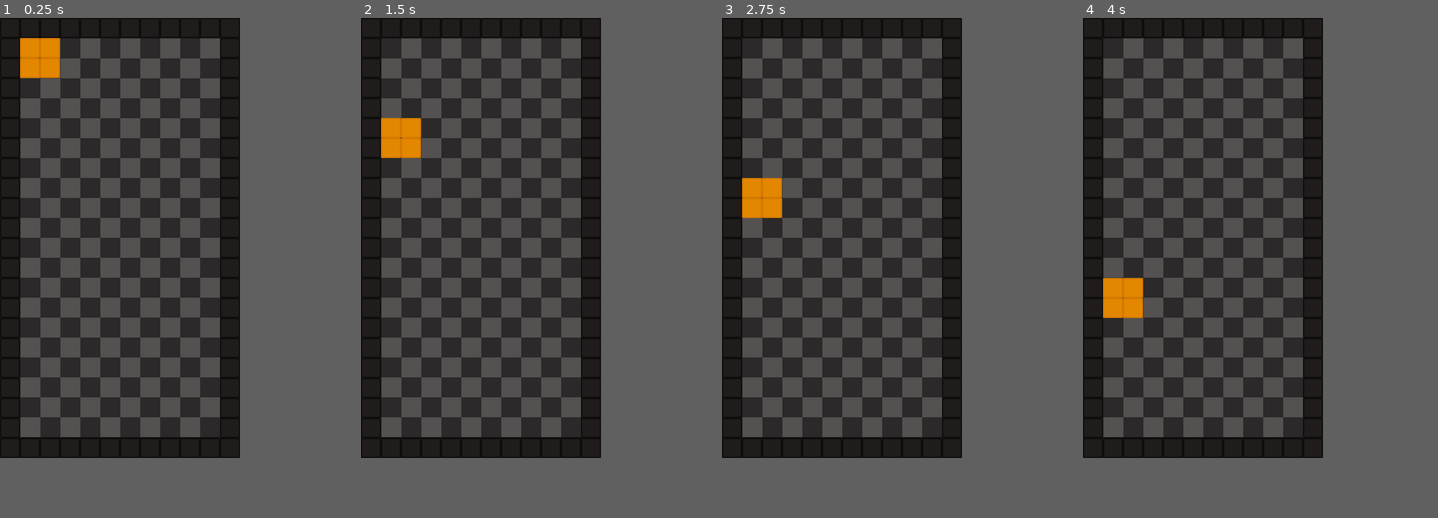
Above: before the commit, frames 1-4 (left to right).
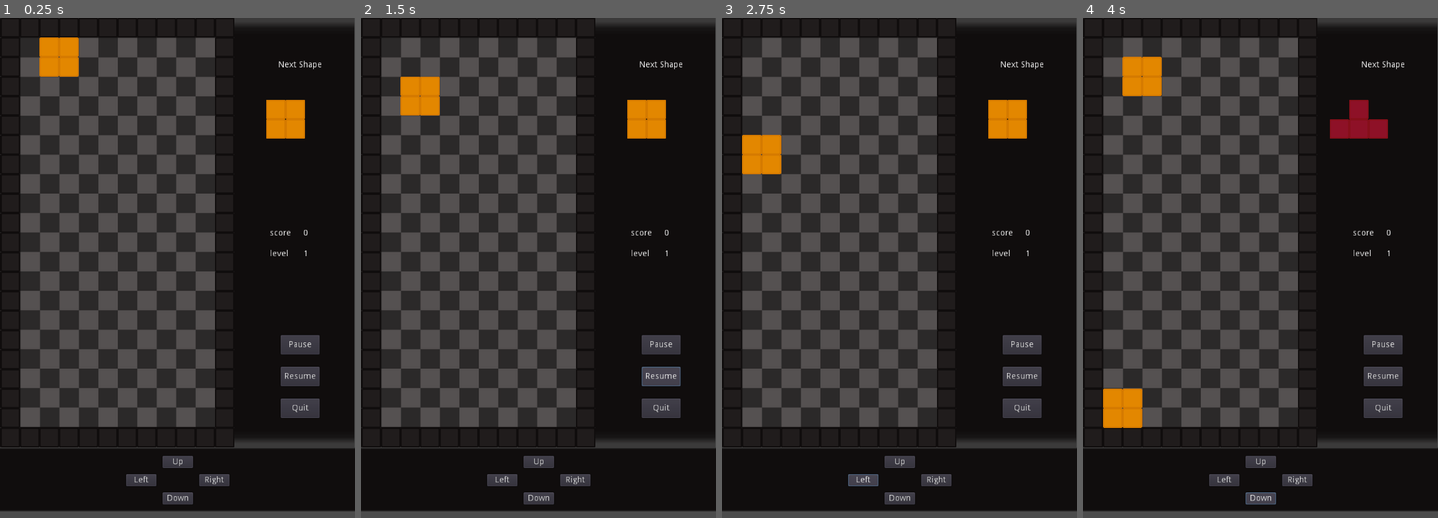
Above: after the commit, the same moments.

Repository: sinbrive/Tetris-clone-Godot-Engine
Game: Godot game, scene res://Tetris/Tetris.tscn
Same seed, same stepped clock (60 frames per second), same inputs: the game is played once before the commit and once after it.
Inputs (mouse positions are in pixels of both pictures, inside the frame that each line leads up to):
- Up to frame 1 (0.25 s): no input
- Up to frame 2 (1.5 s): click (563, 308) at 0.5 s, where only the run after the commit has a clickable "Pause"; click (563, 333) at 1.25 s, where only the run after the commit has a clickable "Resume"
- Up to frame 3 (2.75 s): click (817, 423) at 2 s, where only the run after the commit has a clickable "Left"
- Up to frame 4 (4 s): click (1203, 408) at 2.75 s, where only the run after the commit has a clickable "Up"; click (1203, 443) at 3.5 s, where only the run after the commit has a clickable "Down"
In our replay, the window is 384x704 before the commit and 568x800 after it. These sizes can differ from the game's own. Grey fills any space a smaller window leaves; there, only what the larger window draws over its background counts as a difference.

The runs differ from the first frame. In frame 1, 21% of the frame differs, in the area x 0-100%, y 0-100%; in frame 2, 22%; in frame 3, 21%; in frame 4, 22%.

Commit message:
arrow commands

Diff:
--- a/Scripts/Tetris2.gd
+++ b/Scripts/Tetris2.gd
@@ -9,21 +9,30 @@
 const GRID=32
 
 var current_shape
+var next_shape
 
 var rot=0
 var index=0
+var next_index=0
+
+var points_per_level=1000
+var level=1
 
 var lines
 
 var game_over=false
+
+var pause_state=false
+
+var score=0
 
 var inputs={
 	'ui_up': Vector2.UP,
 	'ui_down': Vector2.DOWN,
 	'ui_left': Vector2.LEFT,
-	'ui_right': Vector2.RIGHT,
-#	'ui_down_timer': Vector2.DOWN
+	'ui_right': Vector2.RIGHT
 	}
+
 
 func _unhandled_input(event):
 	for dir in inputs.keys():
@@ -39,9 +48,15 @@
 	$ShapeArea.add_child(lines)
 	$Timer.start()
 	$GameOver.hide()
+	display_next_shape()
 
 func _physics_process(delta):
-	pass
+	var _score = get_parent().get_node("GUI/VBoxContainer/CenterContainer/Grid/score")
+	_score.text=str(score)
+	var _level = get_parent().get_node("GUI/VBoxContainer/CenterContainer/Grid/level")
+	_level.text=str(level)
+
+
 
 func _on_Timer_timeout():
 	move('ui_down', true)
@@ -50,8 +65,12 @@
 func _on_fallTimer_timeout():
 	move('ui_down', true)
 
+
 func move(dir, tick):
 	if game_over:
+		return
+
+	if pause_state:
 		return
 
 	if dir=='ui_down' and not tick:
@@ -101,20 +120,26 @@
 					$GameOver.show()
 					return
 
-			var i=randi() % global.tetros_set.size()
-			index=i
-			rot=0
-			current_shape = get_shape(global.tetros_set[i], rot)
+			$ShapeArea.remove_child(current_shape)
+			current_shape.queue_free()
+			current_shape=next_shape.duplicate()
+			index=next_index
+			current_shape.position=Vector2(GRID/2, GRID/2)
 			$ShapeArea.add_child(current_shape)
+			$ShapeArea.remove_child(next_shape)
+			next_shape.queue_free()
+
+			display_next_shape()
+
 			return
 
 	current_shape.position += vect_pos
 
 
-func get_shape(num, _rot):
+func get_shape(num, rot):
 	var coords=[]
 	var s = shape.instance()
-	var tetros= num[_rot]
+	var tetros= num[rot]
 	for coord in tetros:
 		var b = tile.instance()
 		b.modulate = global.colors[global.tetros_set.find(num, 0)]
@@ -131,6 +156,7 @@
 
 	s.add_child(ray)
 	return s
+
 
 func can_rotate(sh, _rot, _index):  # by reference !
 	var s = shape.instance()
@@ -152,9 +178,11 @@
 	s.queue_free()
 	return true
 
+
 func is_out_screen(ch):
 	return (ch.global_position.x > 9.5*GRID or ch.global_position.x < 1.5*GRID or
 				 ch.global_position.y < 1.5*GRID or  ch.global_position.y > 20.5*GRID )
+
 
 func move_squares_to_static():
 	for ch in current_shape.get_children():
@@ -167,6 +195,7 @@
 
 	$ShapeArea.remove_child(current_shape)
 	current_shape.queue_free()
+
 
 func check_lines_full() -> void:
 	var count = 0
@@ -179,7 +208,12 @@
 			break
 		if count == 10:
 			remove_line(row)
+			score+=100
+			if score > points_per_level*level:
+			  score=0
+			  level+=1
 		count = 0
+
 
 func remove_line(row):
 	var updated_lines = []
@@ -191,3 +225,39 @@
 	for ln in lines.get_children():
 		if ln.global_position.y  < row:
 			ln.global_position.y += GRID
+
+
+func display_next_shape():
+	var next = get_parent().get_node("GUI/VBoxContainer/MarginContainer2/Next")
+	next_index=randi() % global.tetros_set.size()
+	next_shape = get_shape(global.tetros_set[next_index], 0)
+#	next_shape.position = Vector2(12*GRID, 2*GRID)
+	next.add_child(next_shape)
+
+
+func _on_Pause_btn_pressed():
+	pause_state=true
+
+
+func _on_Resume_btn_pressed():
+	pause_state=false
+
+
+func _on_Quit_btn_pressed():
+	get_tree().quit()
+
+
+func _on_Up_pressed():
+	move('ui_up', false)
+
+
+func _on_Left_pressed():
+	move('ui_left', false)
+
+
+func _on_Right_pressed():
+	move('ui_right', false)
+
+
+func _on_Down_pressed():
+	move('ui_down', false)
--- a/Scripts/global.gd
+++ b/Scripts/global.gd
@@ -9,199 +9,199 @@
 		x=_x
 		y=_y
 
+
+var t_I = [
+		[
+		Point.new(0,1),
+		Point.new(1,1),
+		Point.new(2,1),
+		Point.new(3,1)
+	  ],
+		[
+		Point.new(2,0),
+		Point.new(2,1),
+		Point.new(2,2),
+		Point.new(2,3),
+	  ],
+	   [
+		Point.new(0,2),
+		Point.new(1,2),
+		Point.new(2,2),
+		Point.new(3,2)
+	  ],
+
+	  [ Point.new(1,0),
+		Point.new(1,1),
+		Point.new(1,2),
+		Point.new(1,3)
+	  ]
+  ]
+
+
+var t_J = [
+	  [
+		Point.new(0,0),
+		Point.new(0,1),
+		Point.new(1,1),
+		Point.new(2,1)
+	  ],
+	  [
+		Point.new(1,0),
+		Point.new(2,0),
+		Point.new(1,1),
+		Point.new(1,2)
+	  ],
+	  [
+		Point.new(0,1),
+		Point.new(1,1),
+		Point.new(2,1),
+		Point.new(2,2)
+	  ],
+	  [
+		Point.new(1,0),
+		Point.new(1,1),
+		Point.new(0,2),
+		Point.new(1,2)
+	  ]
+  ]
+
 var t_L = [
   [
-	Point.new(0,0),
+	Point.new(2,0),
 	Point.new(0,1),
-	Point.new(0,2),
-	Point.new(1,2)
+	Point.new(1,1),
+	Point.new(2,1)
+  ],
+
+  [
+	Point.new(1,0),
+	Point.new(1,1),
+	Point.new(1,2),
+	Point.new(2,2)
   ],
 
   [
 	Point.new(0,1),
 	Point.new(1,1),
-	Point.new(2,0),
-	Point.new(2,1)
+	Point.new(2,1),
+	Point.new(0,2)
   ],
 
-  [
+   [
 	Point.new(0,0),
 	Point.new(1,0),
 	Point.new(1,1),
 	Point.new(1,2)
-  ],
-
-   [
-	Point.new(0,0),
-	Point.new(0,1),
-	Point.new(1,0),
-	Point.new(2,0)
    ]
 ]
 
-
-var t_I = [
+var t_O = [
+	  [
+		Point.new(1,0),
+		Point.new(2,0),
+		Point.new(1,1),
+		Point.new(2,1)
+	  ],
+	  [
+		Point.new(1,0),
+		Point.new(2,0),
+		Point.new(1,1),
+		Point.new(2,1)
+	  ],
+	  [
+		Point.new(1,0),
+		Point.new(2,0),
+		Point.new(1,1),
+		Point.new(2,1)
+	  ],
+	  [
+		Point.new(1,0),
+		Point.new(2,0),
+		Point.new(1,1),
+		Point.new(2,1)
+	  ]
+  ]
+
+
+var t_S = [
+	  [
+		Point.new(1,0),
+		Point.new(2,0),
+		Point.new(0,1),
+		Point.new(1,1)
+	  ],
+	  [
+		Point.new(1,0),
+		Point.new(1,1),
+		Point.new(2,1),
+		Point.new(2,2)
+	  ],
+	  [
+		Point.new(1,1),
+		Point.new(2,1),
+		Point.new(0,2),
+		Point.new(1,2)
+	  ],
 	  [
 		Point.new(0,0),
-		Point.new(1,0),
-		Point.new(2,0),
-		Point.new(3,0)
-	  ],
+		Point.new(0,1),
+		Point.new(1,1),
+		Point.new(1,2)
+	  ]
+  ]
+
+
+var t_T = [
+	  [
+		Point.new(1,0),
+		Point.new(0,1),
+		Point.new(1,1),
+		Point.new(2,1)
+	  ],
+	  [
+		Point.new(1,0),
+		Point.new(1,1),
+		Point.new(2,1),
+		Point.new(1,2)
+	  ],
+	  [
+		Point.new(0,1),
+		Point.new(1,1),
+		Point.new(2,1),
+		Point.new(1,2)
+	  ],
+	  [
+		Point.new(1,0),
+		Point.new(0,1),
+		Point.new(1,1),
+		Point.new(1,2)
+	  ]
+  ]
+
+var t_Z = [
 	  [
 		Point.new(0,0),
-		Point.new(0,1),
-		Point.new(0,2),
-		Point.new(0,3),
-
-	  ],
-	   [
-		Point.new(0,0),
-		Point.new(1,0),
-		Point.new(2,0),
-		Point.new(3,0)
-	  ],
-	  [
-		Point.new(0,0),
-		Point.new(0,1),
-		Point.new(0,2),
-		Point.new(0,3)
-	  ]
-  ]
-
-var t_O = [
-	  [
-		Point.new(0,0),
-		Point.new(0,1),
-		Point.new(1,0),
-		Point.new(1,1)
-	  ],
-	  [
-		Point.new(0,0),
-		Point.new(0,1),
-		Point.new(1,0),
-		Point.new(1,1)
-	  ],
-	  [
-		Point.new(0,0),
-		Point.new(0,1),
-		Point.new(1,0),
-		Point.new(1,1)
-	  ],
-	  [
-		Point.new(0,0),
-		Point.new(0,1),
-		Point.new(1,0),
-		Point.new(1,1)
-	  ]
-  ]
-
-
-var t_T = [
-	  [
-		Point.new(0,0),
-		Point.new(1,0),
-		Point.new(1,1),
-		Point.new(2,0)
-	  ],
-	  [
-		Point.new(0,0),
-		Point.new(0,1),
-		Point.new(0,2),
-		Point.new(1,1)
-	  ],
-	  [
-		Point.new(0,1),
-		Point.new(1,0),
-		Point.new(1,1),
-		Point.new(2,1)
-	  ],
-	  [
-		Point.new(0,1),
-		Point.new(1,0),
-		Point.new(1,1),
-		Point.new(1,2)
-	  ]
-  ]
-
-
-var t_J = [
-	  [
-		Point.new(0,2),
-		Point.new(1,0),
-		Point.new(1,1),
-		Point.new(1,2)
-	  ],
-	  [
-		Point.new(0,0),
-		Point.new(0,1),
-		Point.new(1,1),
-		Point.new(2,1)
-	  ],
-	  [
-		Point.new(0,0),
-		Point.new(0,1),
-		Point.new(0,2),
-		Point.new(1,0)
-	  ],
-	  [
-		Point.new(0,0),
-		Point.new(1,0),
-		Point.new(1,1),
-		Point.new(1,2)
-	  ]
-  ]
-
-var t_S = [
-	  [
-		Point.new(0,1),
-		Point.new(1,0),
-		Point.new(1,1),
-		Point.new(2,0)
-	  ],
-	  [
-		Point.new(0,0),
-		Point.new(0,1),
-		Point.new(1,1),
-		Point.new(1,2)
-	  ],
-	  [
-		Point.new(0,1),
-		Point.new(1,0),
-		Point.new(1,1),
-		Point.new(2,0)
-	  ],
-	  [
-		Point.new(0,0),
-		Point.new(0,1),
-		Point.new(1,1),
-		Point.new(1,2)
-	  ]
-  ]
-
-var t_Z = [
-	  [
-		Point.new(0,0),
-		Point.new(1,0),
-		Point.new(1,1),
-		Point.new(2,1)
-	  ],
-	  [
-		Point.new(0,1),
-		Point.new(0,2),
-		Point.new(1,0),
-		Point.new(1,1)
-	  ],
-	  [
-		Point.new(0,0),
-		Point.new(1,0),
-		Point.new(1,1),
-		Point.new(2,1)
-	  ],
-	  [
-		Point.new(0,1),
-		Point.new(0,2),
-		Point.new(1,0),
-		Point.new(1,1)
+		Point.new(1,0),
+		Point.new(1,1),
+		Point.new(2,1)
+	  ],
+	  [
+		Point.new(2,0),
+		Point.new(1,1),
+		Point.new(2,1),
+		Point.new(1, 2)
+	  ],
+	  [
+		Point.new(0,1),
+		Point.new(1,1),
+		Point.new(1,2),
+		Point.new(2,2)
+	  ],
+	  [
+		Point.new(1,0),
+		Point.new(0,1),
+		Point.new(1,1),
+		Point.new(0,2)
 	  ]
   ]
 
--- a/Tetris/Tetris.tscn
+++ b/Tetris/Tetris.tscn
@@ -1,29 +1,32 @@
-[gd_scene load_steps=4 format=2]
+[gd_scene load_steps=5 format=2]
 
 [ext_resource path="res://Tetris/Board.tscn" type="PackedScene" id=1]
 [ext_resource path="res://Scripts/Tetris2.gd" type="Script" id=2]
 [ext_resource path="res://Assets/shape_area.png" type="Texture" id=3]
-
-[node name="Tetris" type="Node2D"]
+[ext_resource path="res://Assets/Border.png" type="Texture" id=4]
+
+[node name="Game" type="Node2D"]
+
+[node name="Tetris" type="Node2D" parent="."]
 script = ExtResource( 2 )
 __meta__ = {
 "_edit_group_": true
 }
 
-[node name="Board" parent="." instance=ExtResource( 1 )]
-
-[node name="ShapeArea" type="Sprite" parent="."]
+[node name="Board" parent="Tetris" instance=ExtResource( 1 )]
+
+[node name="ShapeArea" type="Sprite" parent="Tetris"]
 position = Vector2( 32, 32 )
 texture = ExtResource( 3 )
 centered = false
 
-[node name="Timer" type="Timer" parent="."]
+[node name="Timer" type="Timer" parent="Tetris"]
 wait_time = 0.5
 
-[node name="fallTimer" type="Timer" parent="."]
+[node name="fallTimer" type="Timer" parent="Tetris"]
 autostart = true
 
-[node name="GameOver" type="Label" parent="."]
+[node name="GameOver" type="Label" parent="Tetris"]
 modulate = Color( 0.878431, 0.552941, 0.517647, 1 )
 margin_left = 116.0
 margin_top = 340.0
@@ -35,5 +38,229 @@
 valign = 1
 uppercase = true
 
-[connection signal="timeout" from="Timer" to="." method="_on_Timer_timeout"]
-[connection signal="timeout" from="fallTimer" to="." method="_on_fallTimer_timeout"]
+[node name="GUI" type="NinePatchRect" parent="."]
+margin_left = 384.0
+margin_right = 581.0
+margin_bottom = 704.0
+texture = ExtResource( 4 )
+region_rect = Rect2( 192, 0, 0, 0 )
+
+[node name="VBoxContainer" type="VBoxContainer" parent="GUI"]
+anchor_right = 1.0
+anchor_bottom = 1.0
+margin_left = 20.0
+margin_right = -1.0
+margin_bottom = -45.0
+custom_constants/separation = 50
+
+[node name="dummy" type="MarginContainer" parent="GUI/VBoxContainer"]
+margin_right = 176.0
+margin_bottom = 20.0
+rect_min_size = Vector2( 0, 20 )
+
+[node name="NextLabel" type="MarginContainer" parent="GUI/VBoxContainer"]
+margin_top = 70.0
+margin_right = 176.0
+margin_bottom = 84.0
+
+[node name="label" type="Label" parent="GUI/VBoxContainer/NextLabel"]
+margin_right = 176.0
+margin_bottom = 14.0
+text = "Next Shape"
+align = 1
+valign = 1
+
+[node name="MarginContainer2" type="MarginContainer" parent="GUI/VBoxContainer"]
+margin_top = 134.0
+margin_right = 176.0
+margin_bottom = 275.0
+size_flags_vertical = 3
+
+[node name="Next" type="GridContainer" parent="GUI/VBoxContainer/MarginContainer2"]
+margin_right = 176.0
+margin_bottom = 141.0
+custom_constants/vseparation = 0
+custom_constants/hseparation = 0
+
+[node name="Rect" type="TextureRect" parent="GUI/VBoxContainer/MarginContainer2/Next"]
+
+[node name="CenterContainer" type="CenterContainer" parent="GUI/VBoxContainer"]
+margin_top = 325.0
+margin_right = 176.0
+margin_bottom = 467.0
+size_flags_vertical = 3
+
+[node name="Grid" type="GridContainer" parent="GUI/VBoxContainer/CenterContainer"]
+margin_left = 38.0
+margin_top = 21.0
+margin_right = 138.0
+margin_bottom = 121.0
+rect_min_size = Vector2( 100, 100 )
+custom_constants/vseparation = 20
+custom_constants/hseparation = 20
+columns = 2
+
+[node name="_score" type="Label" parent="GUI/VBoxContainer/CenterContainer/Grid"]
+margin_right = 35.0
+margin_bottom = 14.0
+text = "score"
+
+[node name="score" type="Label" parent="GUI/VBoxContainer/CenterContainer/Grid"]
+margin_left = 55.0
+margin_right = 63.0
+margin_bottom = 14.0
+text = "0"
+
+[node name="_level" type="Label" parent="GUI/VBoxContainer/CenterContainer/Grid"]
+margin_top = 34.0
+margin_right = 35.0
+margin_bottom = 48.0
+text = "level"
+
+[node name="level" type="Label" parent="GUI/VBoxContainer/CenterContainer/Grid"]
+margin_left = 55.0
+margin_top = 34.0
+margin_right = 63.0
+margin_bottom = 48.0
+text = "0"
+
+[node name="CenterContainer3" type="CenterContainer" parent="GUI/VBoxContainer"]
+margin_top = 517.0
+margin_right = 176.0
+margin_bottom = 659.0
+size_flags_vertical = 3
+
+[node name="GridContainer" type="GridContainer" parent="GUI/VBoxContainer/CenterContainer3"]
+margin_left = 56.0
+margin_top = 3.0
+margin_right = 120.0
+margin_bottom = 139.0
+rect_min_size = Vector2( 20, 100 )
+custom_constants/vseparation = 20
+
+[node name="Pause_btn" type="Button" parent="GUI/VBoxContainer/CenterContainer3/GridContainer"]
+margin_right = 64.0
+margin_bottom = 32.0
+rect_min_size = Vector2( 64, 32 )
+text = "Pause"
+
+[node name="Resume_btn" type="Button" parent="GUI/VBoxContainer/CenterContainer3/GridContainer"]
+margin_top = 52.0
+margin_right = 64.0
+margin_bottom = 84.0
+rect_min_size = Vector2( 64, 32 )
+text = "Resume"
+
+[node name="Quit_btn" type="Button" parent="GUI/VBoxContainer/CenterContainer3/GridContainer"]
+margin_top = 104.0
+margin_right = 64.0
+margin_bottom = 136.0
+rect_min_size = Vector2( 64, 32 )
+text = "Quit"
+
+[node name="MGUI" type="NinePatchRect" parent="."]
+margin_top = 704.0
+margin_right = 586.0
+margin_bottom = 810.0
+texture = ExtResource( 4 )
+region_rect = Rect2( 192, 0, 0, 0 )
+
+[node name="CenterContainer" type="CenterContainer" parent="MGUI"]
+margin_right = 582.0
+margin_bottom = 108.0
+
+[node name="HBoxContainer" type="HBoxContainer" parent="MGUI/CenterContainer"]
+margin_left = 206.0
+margin_top = 14.0
+margin_right = 376.0
+margin_bottom = 94.0
+custom_constants/separation = 10
+
+[node name="VBoxContainer" type="VBoxContainer" parent="MGUI/CenterContainer/HBoxContainer"]
+margin_right = 50.0
+margin_bottom = 80.0
+custom_constants/separation = 10
+
+[node name="Panel" type="Panel" parent="MGUI/CenterContainer/HBoxContainer/VBoxContainer"]
+modulate = Color( 1, 1, 1, 0 )
+self_modulate = Color( 0.0627451, 0.054902, 0.054902, 1 )
+margin_right = 50.0
+margin_bottom = 20.0
+rect_min_size = Vector2( 50, 20 )
+
+[node name="Left" type="Button" parent="MGUI/CenterContainer/HBoxContainer/VBoxContainer"]
+margin_top = 30.0
+margin_right = 50.0
+margin_bottom = 50.0
+rect_min_size = Vector2( 50, 0 )
+text = "Left"
+
+[node name="Panel2" type="Panel" parent="MGUI/CenterContainer/HBoxContainer/VBoxContainer"]
+modulate = Color( 1, 1, 1, 0 )
+margin_top = 60.0
+margin_right = 50.0
+margin_bottom = 80.0
+rect_min_size = Vector2( 50, 20 )
+
+[node name="VBoxContainer2" type="VBoxContainer" parent="MGUI/CenterContainer/HBoxContainer"]
+margin_left = 60.0
+margin_right = 110.0
+margin_bottom = 80.0
+custom_constants/separation = 10
+
+[node name="Up" type="Button" parent="MGUI/CenterContainer/HBoxContainer/VBoxContainer2"]
+margin_right = 50.0
+margin_bottom = 20.0
+rect_min_size = Vector2( 50, 20 )
+text = "Up"
+
+[node name="Pause" type="Button" parent="MGUI/CenterContainer/HBoxContainer/VBoxContainer2"]
+modulate = Color( 1, 1, 1, 0 )
+margin_top = 30.0
+margin_right = 50.0
+margin_bottom = 50.0
+rect_min_size = Vector2( 50, 20 )
+
+[node name="Down" type="Button" parent="MGUI/CenterContainer/HBoxContainer/VBoxContainer2"]
+margin_top = 60.0
+margin_right = 50.0
+margin_bottom = 80.0
+rect_min_size = Vector2( 50, 20 )
+text = "Down"
+
+[node name="VBoxContainer3" type="VBoxContainer" parent="MGUI/CenterContainer/HBoxContainer"]
+margin_left = 120.0
+margin_right = 170.0
+margin_bottom = 80.0
+custom_constants/separation = 10
+
+[node name="Panel" type="Panel" parent="MGUI/CenterContainer/HBoxContainer/VBoxContainer3"]
+modulate = Color( 1, 1, 1, 0 )
+margin_right = 50.0
+margin_bottom = 20.0
+rect_min_size = Vector2( 50, 20 )
+rect_pivot_offset = Vector2( -573, 100 )
+
+[node name="Right" type="Button" parent="MGUI/CenterContainer/HBoxContainer/VBoxContainer3"]
+margin_top = 30.0
+margin_right = 50.0
+margin_bottom = 50.0
+rect_min_size = Vector2( 50, 20 )
+text = "Right"
+
+[node name="Panel2" type="Panel" parent="MGUI/CenterContainer/HBoxContainer/VBoxContainer3"]
+modulate = Color( 1, 1, 1, 0 )
+margin_top = 60.0
+margin_right = 50.0
+margin_bottom = 80.0
+rect_min_size = Vector2( 50, 20 )
+
+[connection signal="timeout" from="Tetris/Timer" to="Tetris" method="_on_Timer_timeout"]
+[connection signal="timeout" from="Tetris/fallTimer" to="Tetris" method="_on_fallTimer_timeout"]
+[connection signal="pressed" from="GUI/VBoxContainer/CenterContainer3/GridContainer/Pause_btn" to="Tetris" method="_on_Pause_btn_pressed"]
+[connection signal="pressed" from="GUI/VBoxContainer/CenterContainer3/GridContainer/Resume_btn" to="Tetris" method="_on_Resume_btn_pressed"]
+[connection signal="pressed" from="GUI/VBoxContainer/CenterContainer3/GridContainer/Quit_btn" to="Tetris" method="_on_Quit_btn_pressed"]
+[connection signal="pressed" from="MGUI/CenterContainer/HBoxContainer/VBoxContainer/Left" to="Tetris" method="_on_Left_pressed"]
+[connection signal="pressed" from="MGUI/CenterContainer/HBoxContainer/VBoxContainer2/Up" to="Tetris" method="_on_Up_pressed"]
+[connection signal="pressed" from="MGUI/CenterContainer/HBoxContainer/VBoxContainer2/Down" to="Tetris" method="_on_Down_pressed"]
+[connection signal="pressed" from="MGUI/CenterContainer/HBoxContainer/VBoxContainer3/Right" to="Tetris" method="_on_Right_pressed"]
--- a/project.godot
+++ b/project.godot
@@ -20,9 +20,10 @@
 
 [display]
 
-window/size/width=384
-window/size/height=704
+window/size/width=582
+window/size/height=820
 window/tablet_driver="Tetris"
+window/handheld/orientation="portrait"
 window/stretch/mode="2d"
 window/stretch/aspect="keep"
 
